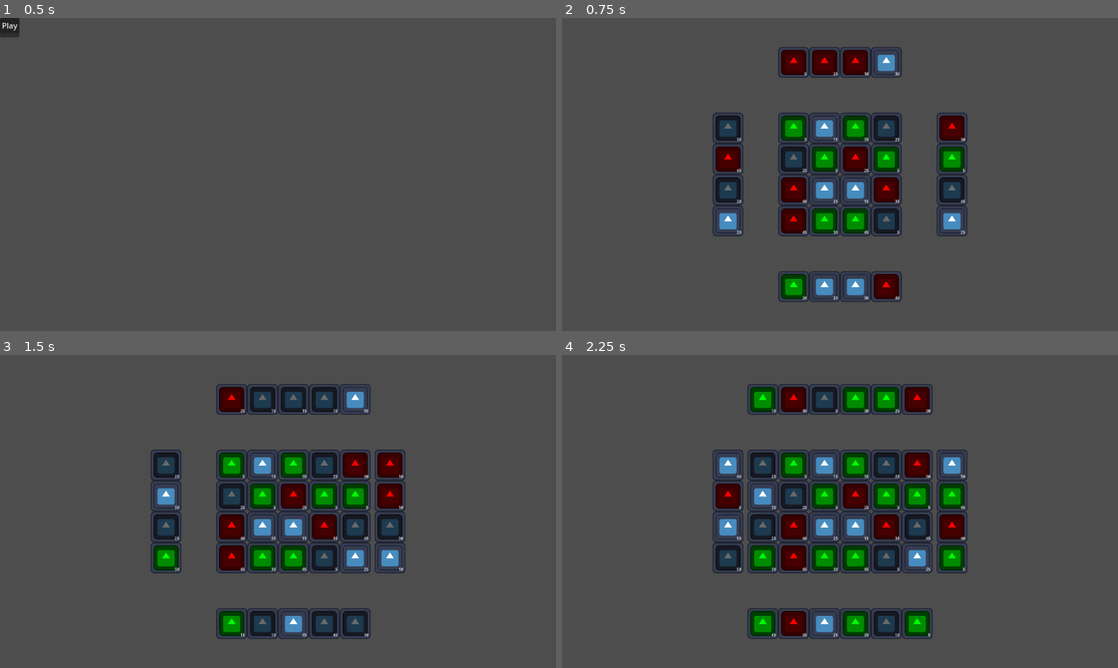
Above: before the commit, frames 1-4 (two rows, left to right).
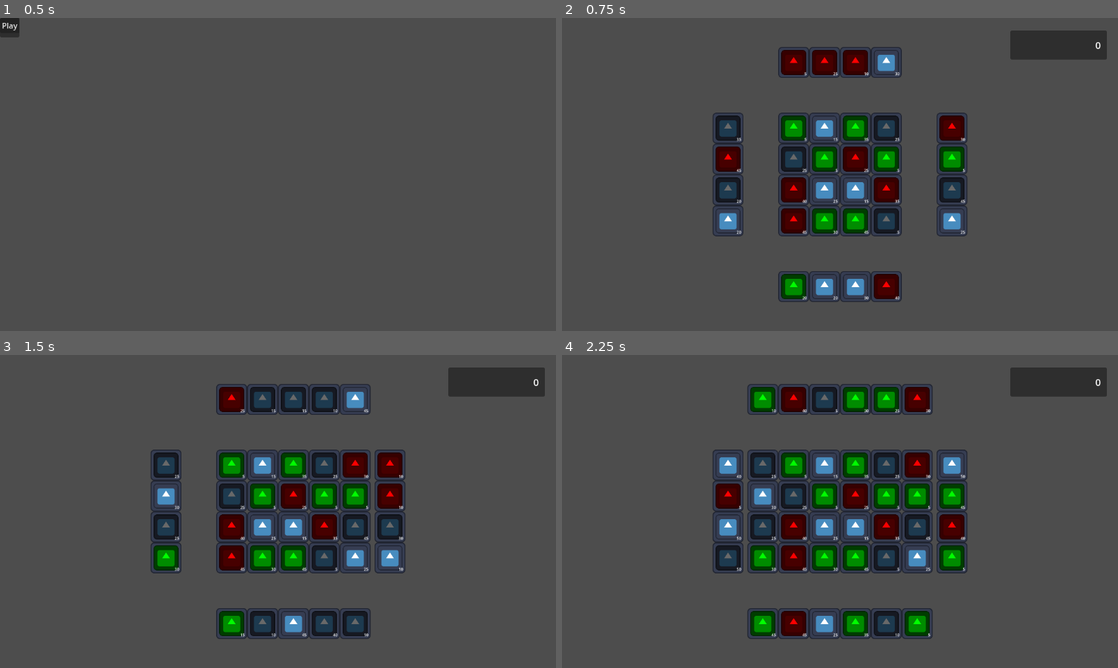
Above: after the commit, the same moments.

Repository: craigmjohnston/ld55
Game: Godot game, scene res://scenes/main.tscn
The game is run twice, just before and just after one commit, with the same random seed, the same clock (stepped at 60 frames per second) and the same inputs. The engine's default icon, where the game draws it, is replaced by a stand-in: a white triangle on a blue panel in a dark square.
Inputs:
- Up to frame 1 (0.5 s): no input
- Up to frame 2 (0.75 s): click "Play" at 0.5 s
- Up to frame 3 (1.5 s): tap Enter at 1.25 s; hold Right (right_upnext) from 1.28 s (still down); hold Space (new_tile) from 1.28 s (still down)
- Up to frame 4 (2.25 s): release Right (right_upnext) at 2.03 s; release Space (new_tile) at 2.03 s; hold Left (left_upnext) from 2.03 s (still down); tap Space (new_tile) at 2.1 s

Frame 1 is identical in both runs. In frame 2, 1.6% of the frame differs, in the area x 80-98%, y 4-14%; in frame 3, 1.6%; in frame 4, 1.6%.

Commit message:
Score readout onscreen
Closes LD55-22

Diff:
--- a/scenes/gameplay.tscn
+++ b/scenes/gameplay.tscn
@@ -1,17 +1,21 @@
-[gd_scene load_steps=4 format=3 uid="uid://cc4awbml225ro"]
+[gd_scene load_steps=5 format=3 uid="uid://cc4awbml225ro"]
 
 [ext_resource type="Script" path="res://scripts/Game Manager.gd" id="1_3sv4e"]
 [ext_resource type="PackedScene" uid="uid://d26auvxl1bkiw" path="res://prefabs/tile.tscn" id="3_7mfkw"]
 [ext_resource type="Script" path="res://scripts/Board.gd" id="3_7wchs"]
 
+[sub_resource type="LabelSettings" id="LabelSettings_wvvlj"]
+font_size = 20
+
 [node name="Node2D" type="Node2D"]
 
 [node name="Camera2D" type="Camera2D" parent="."]
 
-[node name="Game Manager" type="Node" parent="."]
+[node name="Game Manager" type="Node" parent="." node_paths=PackedStringArray("score_label")]
 script = ExtResource("1_3sv4e")
 target_score = 500
 max_turns = 4
+score_label = NodePath("../Score Panel/Label")
 
 [node name="Board" type="Node2D" parent="Game Manager"]
 position = Vector2(2.08165e-12, 2.08165e-12)
@@ -47,3 +51,24 @@
 tile_scn = ExtResource("3_7mfkw")
 max_dimensions = Vector2i(10, 1)
 tile_size = Vector2(128, 128)
+
+[node name="Score Panel" type="Panel" parent="."]
+anchors_preset = 1
+anchor_left = 1.0
+anchor_right = 1.0
+offset_left = 353.0
+offset_top = -298.0
+offset_right = 553.0
+offset_bottom = -238.0
+grow_horizontal = 0
+
+[node name="Label" type="Label" parent="Score Panel"]
+layout_mode = 0
+offset_left = 12.0
+offset_top = 5.0
+offset_right = 188.0
+offset_bottom = 55.0
+text = "0"
+label_settings = SubResource("LabelSettings_wvvlj")
+horizontal_alignment = 2
+vertical_alignment = 1
--- a/scripts/Game Manager.gd
+++ b/scripts/Game Manager.gd
@@ -2,6 +2,7 @@
 
 @export var target_score: int
 @export var max_turns: int
+@export var score_label: Label
 
 @onready var board: Board = $Board
 @onready var upnext_right: Board = $UpNextRight
@@ -65,6 +66,8 @@
 	upnext_bottom.max_dimensions = Vector2i(board.max_dimensions.x, 1)
 	upnext_bottom.tile_size = board.tile_size
 
+	score_label.text = "0"
+
 	start_turn()
 
 func start_turn():
@@ -113,7 +116,7 @@
 		upnext_bottom.disable()
 
 	var score = board.calculate_score()
-	print_debug("score: ", score)
+	score_label.text = str(score)
 
 	turn_counter += 1
 
